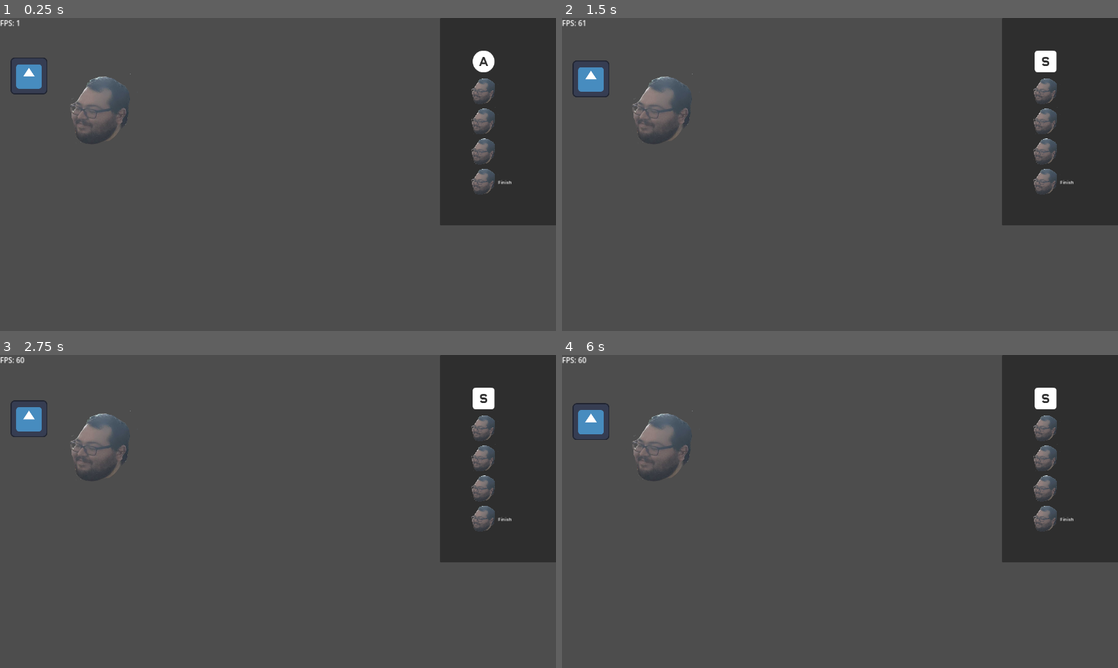
Above: before the commit, frames 1-4 (two rows, left to right).
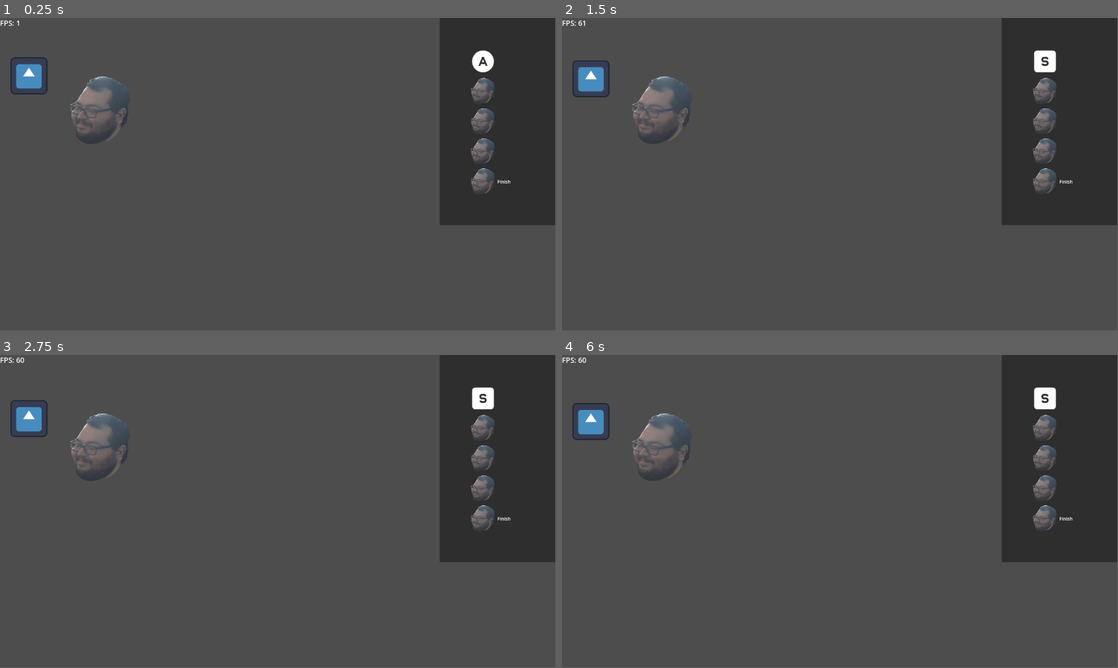
Above: after the commit, the same moments.

Repository: gabeochoa/prime_pressure
Game: Godot game, scene res://scenes/levels/level.tscn
Two runs of this game, one before a commit and one after it. Both use one fixed random seed, a clock stepped at 60 frames per second and the inputs below. The engine's default icon, where the game draws it, is replaced by a stand-in: a white triangle on a blue panel in a dark square.
Inputs (mouse positions are in pixels of both pictures, inside the frame that each line leads up to):
- Up to frame 1 (0.25 s): no input
- Up to frame 2 (1.5 s): tap Enter at 0.5, 0.6 s; move the mouse to (884, 127) at 0.52 s; hold W 0.53-1.28 s; click (884, 127) at 0.67 s; move the mouse to (1062, 61) at 1.27 s; hold A from 1.28 s (still down); tap F at 1.35 s; click (1062, 61) at 1.42 s
- Up to frame 3 (2.75 s): tap Space at 2 s; move the mouse to (500, 430) at 2.02 s; release A at 2.03 s; hold W from 2.03 s (still down); tap Z at 2.1 s; click (500, 430) at 2.17 s
- Up to frame 4 (6 s): tap Enter at 2.75, 4.25, 5.1 s; move the mouse to (1062, 458) at 2.77 s; tap U at 2.85 s; click (1062, 458) at 2.92 s; tap Space at 3.5, 5 s; move the mouse to (1062, 489) at 3.52 s; release W at 3.53 s; hold A 3.53-5.78 s; tap B at 3.6 s; click (1062, 489) at 3.67 s; move the mouse to (1062, 517) at 4.27 s; tap T at 4.35 s; click (1062, 517) at 4.42 s; move the mouse to (867, 511) at 5.02 s; click (867, 511) at 5.17 s; move the mouse to (756, 433) at 5.77 s; hold W from 5.78 s (still down); tap F at 5.85 s
In our replay, the window is 800x450 before the commit and 799x449 after it. These sizes can differ from the game's own. Grey fills any space a smaller window leaves; there, only what the larger window draws over its background counts as a difference.

The runs differ from the first frame. In frame 1, 0.4% of the frame differs, in the area x 0-100%, y 0-67%; in frame 2, 0.4%; in frame 3, 0.4%; in frame 4, 0.4%.

Commit message:
move action label into a scene

Diff:
--- a/project.godot
+++ b/project.godot
@@ -19,7 +19,7 @@
 
 window/size/viewport_width=1920
 window/size/viewport_height=1080
-window/stretch/mode="canvas_items"
+window/name="test"
 
 [editor_plugins]
 
@@ -39,23 +39,7 @@
 }
 action_three={
 "deadzone": 0.5,
-"events": [Object(InputEventJoypadButton,"resource_local_to_scene":false,"resource_name":"","device":-1,"button_index":2,"pressure":0.0,"pressed":false,"script":null)
-]
-}
-action_four={
-"deadzone": 0.5,
-"events": [Object(InputEventJoypadButton,"resource_local_to_scene":false,"resource_name":"","device":-1,"button_index":4,"pressure":0.0,"pressed":false,"script":null)
-]
-}
-menu_back={
-"deadzone": 0.5,
-"events": [Object(InputEventJoypadButton,"resource_local_to_scene":false,"resource_name":"","device":-1,"button_index":6,"pressure":0.0,"pressed":false,"script":null)
-]
-}
-action_finish={
-"deadzone": 0.5,
-"events": [Object(InputEventJoypadButton,"resource_local_to_scene":false,"resource_name":"","device":-1,"button_index":10,"pressure":0.0,"pressed":true,"script":null)
-]
+"events": []
 }
 
 [rendering]
--- /dev/null
+++ b/scenes/action_label.tscn
@@ -0,0 +1,18 @@
+[gd_scene load_steps=2 format=3 uid="uid://2ewk74lau0jq"]
+
+[ext_resource type="Script" path="res://scenes/levels/action_label.gd" id="1_5s4h5"]
+
+[node name="ActionLabel" type="RichTextLabel"]
+custom_minimum_size = Vector2(100, 100)
+size_flags_horizontal = 3
+size_flags_vertical = 3
+script = ExtResource("1_5s4h5")
+
+[node name="RichTextLabel" type="RichTextLabel" parent="."]
+unique_name_in_owner = true
+layout_mode = 1
+anchors_preset = 15
+anchor_right = 1.0
+anchor_bottom = 1.0
+grow_horizontal = 2
+grow_vertical = 2
--- a/scenes/levels/action_label.gd
+++ b/scenes/levels/action_label.gd
@@ -1,4 +1,6 @@
-class_name ActionLabel extends RichTextLabel
+class_name ActionLabel extends Control
+
+@onready var richLabel: RichTextLabel = %RichTextLabel
 
 func get_image_for_key(key: Key)-> Texture2D:
 	const prefix = "res://graphics/controls/keyboard_default/"
@@ -42,13 +44,14 @@
 var use_controller: bool
 var hide_label: bool
 
-func _init(n: String, k: Key, g: String, is_controller: bool, active: bool):
+func with_data(n: String, k: Key, g: String, is_controller: bool, active: bool) -> ActionLabel :
 	name = n
 	key = k
 	gamepad = g
 	use_controller = is_controller
 	is_active = active
 	print("action label _init ", g)
+	return self
 
 # Called when the node enters the scene tree for the first time.
 func _ready():
@@ -64,11 +67,11 @@
 			image = get_image_for_gamepad(gamepad)
 		else:
 			image = get_image_for_key(key)
-		add_image(image, 100, 100)
+		richLabel.add_image(image, 100, 100)
 	else:
-		add_image(load("res://graphics/face.png"), 100, 100)
+		richLabel.add_image(load("res://graphics/face.png"), 100, 100)
 	if !hide_label:
-		add_text(name)
+		richLabel.add_text(name)
 
 # Called every frame. 'delta' is the elapsed time since the previous frame.
 func _process(delta):
--- a/scenes/levels/level.tscn
+++ b/scenes/levels/level.tscn
@@ -6,6 +6,7 @@
 [ext_resource type="PackedScene" uid="uid://b5o3tgfdgtldw" path="res://scenes/player.tscn" id="2_el2g4"]
 [ext_resource type="PackedScene" uid="uid://dphqnxcitwuq3" path="res://scenes/levels/fps_layer.tscn" id="5_70lhp"]
 [ext_resource type="Script" path="res://scenes/scripts/sophie.gd" id="6_hwhkf"]
+[ext_resource type="PackedScene" uid="uid://2ewk74lau0jq" path="res://scenes/action_label.tscn" id="7_0c7d6"]
 
 [node name="Level" type="Node2D"]
 script = ExtResource("1_hgata")
@@ -19,6 +20,7 @@
 
 [node name="sophie" type="Node2D" parent="."]
 script = ExtResource("6_hwhkf")
+action_label_scene = ExtResource("7_0c7d6")
 
 [node name="CanvasLayer" type="CanvasLayer" parent="."]
 
@@ -50,4 +52,5 @@
 theme_override_constants/margin_bottom = 100
 
 [node name="GridContainer" type="GridContainer" parent="CanvasLayer/VBoxContainer/PanelContainer/MarginContainer"]
+unique_name_in_owner = true
 layout_mode = 2
--- a/scenes/scripts/sophie.gd
+++ b/scenes/scripts/sophie.gd
@@ -203,8 +203,8 @@
 ]
 
 var using_controller: bool = true
-
-@onready var screen_container: GridContainer = $"../CanvasLayer/VBoxContainer/PanelContainer/MarginContainer/GridContainer"
+@export var action_label_scene: PackedScene
+@onready var screen_container: GridContainer =  %GridContainer
 
 # Called when the node enters the scene tree for the first time.
 func _ready():
@@ -260,13 +260,14 @@
 	#get_viewport().set_input_as_handled()
 
 func create_action_button(screen: Screen, action: ScreenListener) -> Control :
-	var label = ActionLabel.new(
+	var label = action_label_scene.instantiate().with_data(
 		action.name,
 		action.key,
 		action.gamepad,
 		using_controller,
 		screen.is_active_action(action)
 	)
+
 	if action.hide_label:
 		label.hide_label = true
 	var wrapper = MarginContainer.new()
Not shown: 1 places in scenes/levels/level.tscn that only renumber resources
